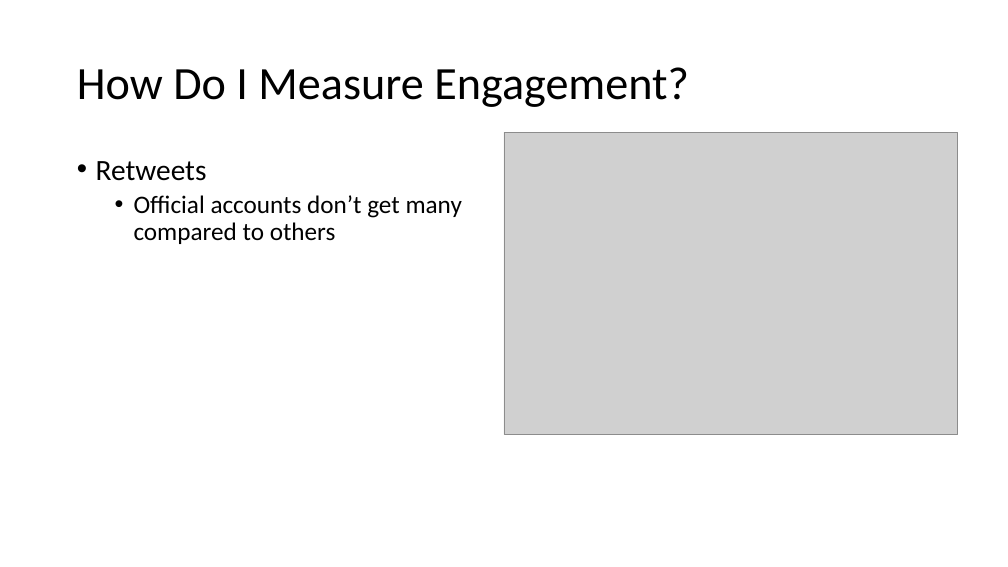
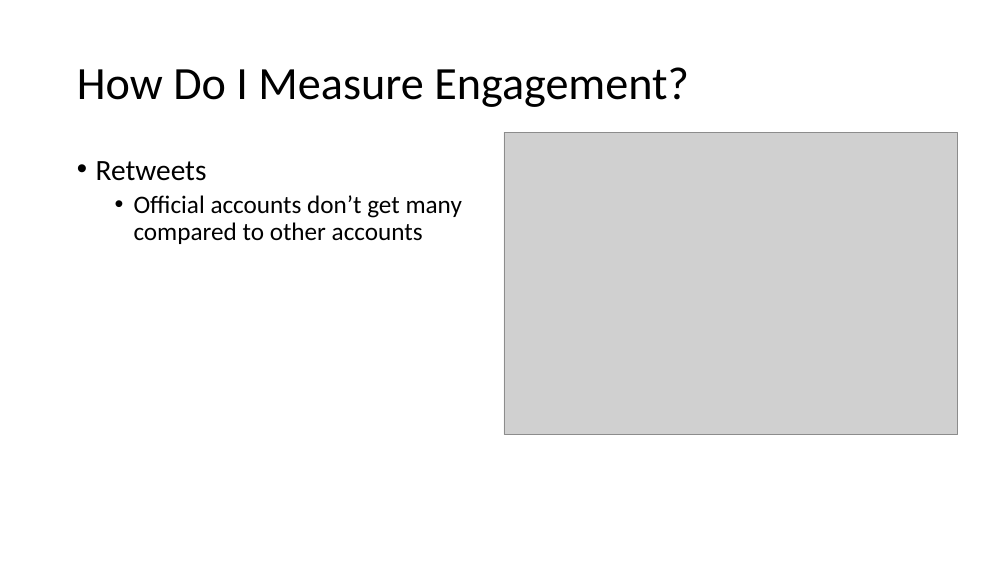
Before and after one commit to salvis2/SpringboardAlvis, a slide deck: slide 10 of capstone_project_2/reports/capstone_project_2_presentation.pptx. Drawn at 1008x567 pixels with LibreOffice and Linux fonts; fonts in the diff are those of the drawing; grey boxes stand for pictures. Boxes give left, top, right and bottom in pixels: in the first picture for what was removed or moved away, otherwise in the second. Text is boxed around its words. In the diff, an @@ line names an element or a change of style, - is before the commit and + after.

```diff
--- a/capstone_project_2/reports/capstone_project_2_presentation.pptx
+++ b/capstone_project_2/reports/capstone_project_2_presentation.pptx
@@ text at (x1=134, y1=195, x2=462, y2=244): text changed @@
-  • Official accounts don’t get many compared to others
+  • Official accounts don’t get many compared to other accounts
```
Also in this commit, not shown: 7 other slides changed, 19 slides added, 1 other file.
